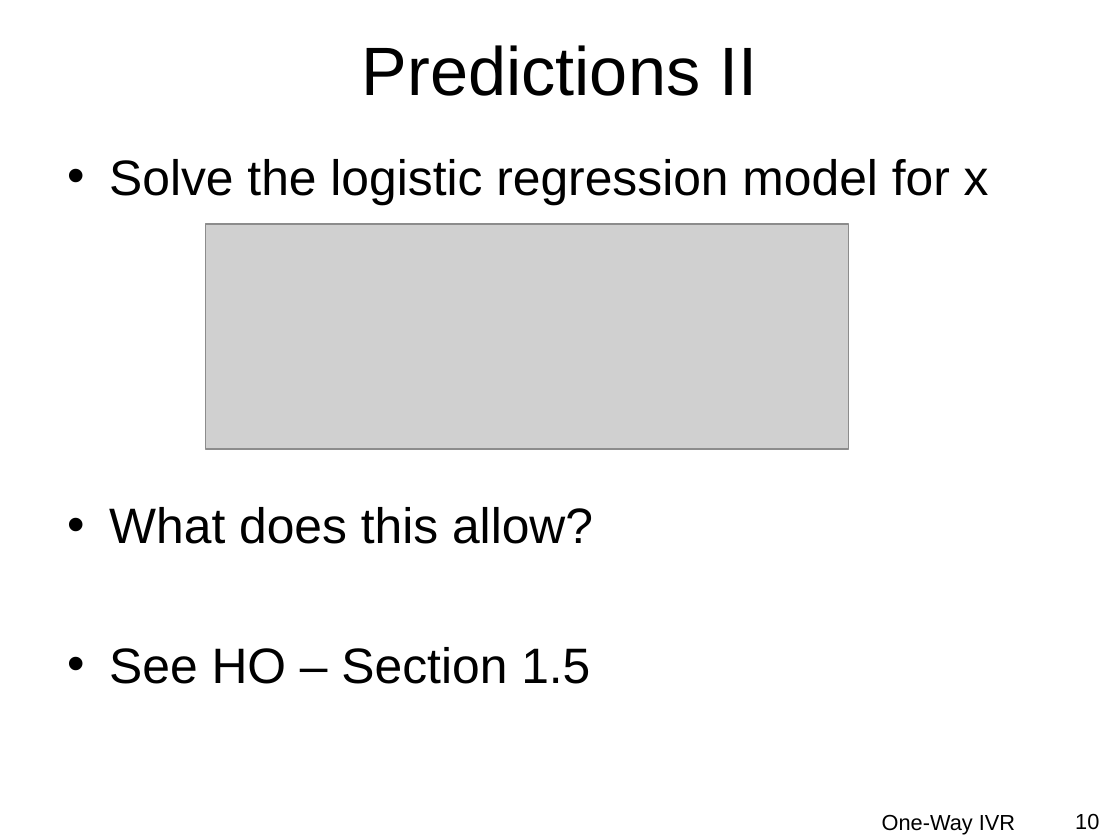
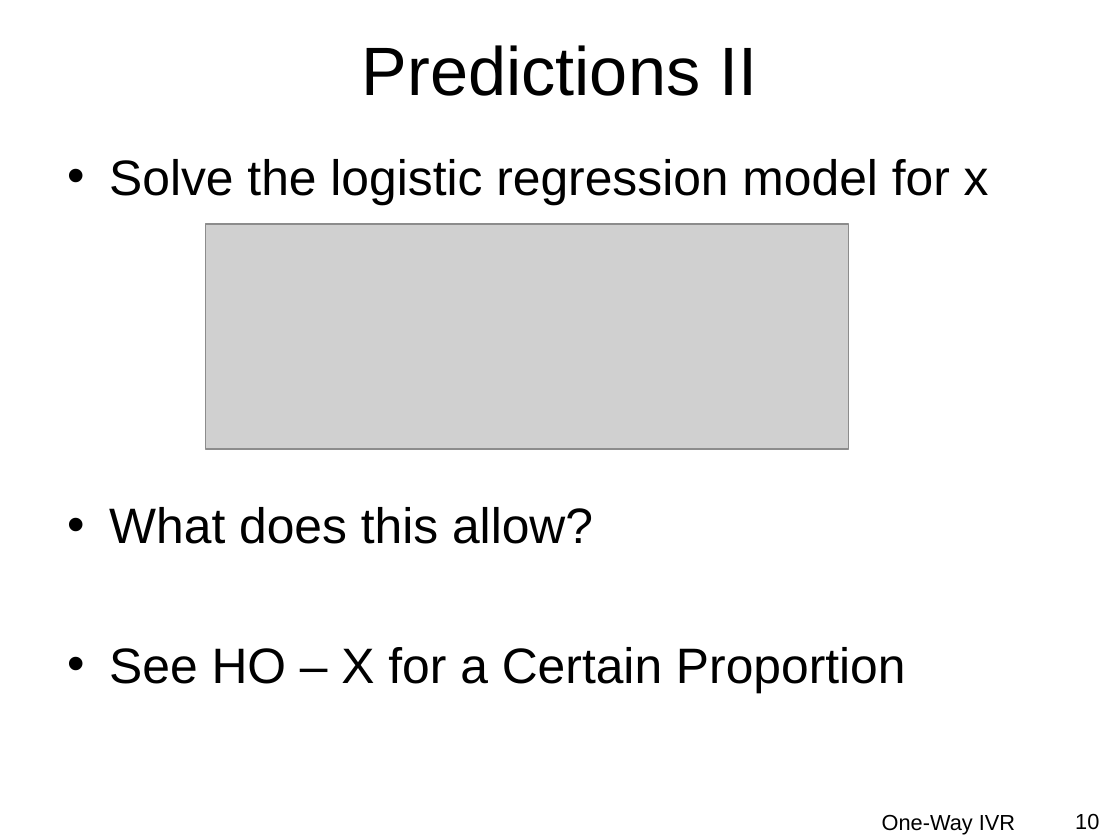
Before and after one commit to droglenc/NCMTH207, a slide deck: slide 10 of modules/LogisticRegression/PPT.pptx. Drawn at 1120x840 pixels with LibreOffice and Linux fonts; fonts in the diff are those of the drawing; grey boxes stand for pictures; background and template pictures are left out. Boxes give left, top, right and bottom in pixels: in the first picture for what was removed or moved away, otherwise in the second. Text is boxed around its words. In the diff, an @@ line names an element or a change of style, - is before the commit and + after.

```diff
--- a/modules/LogisticRegression/PPT.pptx
+++ b/modules/LogisticRegression/PPT.pptx
@@ text at bbox=[109, 647, 906, 693]: text changed @@
-• See HO – Section 1.5
+• See HO – X for a Certain Proportion
```
Also in this commit, not shown: 7 other slides changed, 12 other files.
